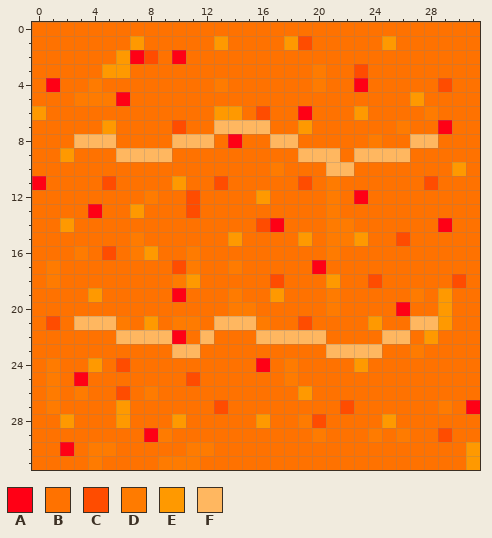
Pixel-art sprite: assets/lave.png. The picture above was drawn from the file before the commit.
The file is 32x32 pixels. Colours within 5 levels of each other are drawn and written as one.
Palette (. is transparent): A #ff0015  B #ff7200  C #ff4c00  D #ff7b00  E #ff9900  F #ffb760
New version:
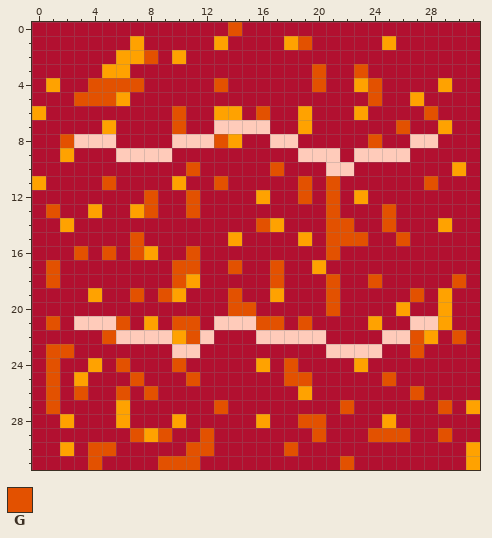
Colours new in this view: G #e35100
Edits made:
colour B: #ff7200 -> #b21030
colour E: #ff9900 -> #ffa200
colour F: #ffb760 -> #ffcbba
y 0: x 14 B -> G
y 1: x 19 C -> G
y 2: x 7..8 AC -> EG; x 10 A -> E
y 3: x 20 D -> G; x 23 C -> G
y 4: x 1 A -> E; x 4..7 DBBB -> GGGG; x 13 D -> G; x 20 D -> G; x 23..24 AB -> EG; x 29 C -> E
y 5: x 3..6 DDDA -> GGGE; x 24 B -> G
y 6: x 10 B -> G; x 16 C -> G; x 19 A -> E; x 28 D -> G
y 7: x 10 C -> G; x 26 D -> G; x 29 A -> E
y 8: x 2 B -> G; x 13..14 BA -> GE; x 24 D -> G
y 10: x 11 B -> G; x 17 D -> G
y 11: x 0 A -> E; x 5 C -> G; x 13 C -> G; x 19 C -> G; x 21 D -> G; x 28 C -> G
y 12: x 8 D -> G; x 11 C -> G; x 19 B -> G; x 21 D -> G; x 23 A -> E
y 13: x 1 B -> G; x 4 A -> E; x 8 B -> G; x 11 C -> G; x 21 D -> G; x 25 B -> G
y 14: x 16..17 CA -> GE; x 21..22 DD -> GG; x 25 B -> G; x 29 A -> E
y 15: x 7 D -> G; x 21..23 DDE -> GGG; x 26 C -> G
y 16: x 3 D -> G; x 5 C -> G; x 7 D -> G; x 11 D -> G; x 21 D -> G
y 17: x 1 D -> G; x 10..11 CD -> GG; x 14 D -> G; x 17 B -> G; x 20 A -> E
y 18: x 1 D -> G; x 10 D -> G; x 17 C -> G; x 21 E -> G; x 24 C -> G; x 30 C -> G
y 19: x 7 B -> G; x 9..10 BA -> GE; x 14 D -> G; x 21 D -> G; x 27 D -> G
y 20: x 14..15 DD -> GG; x 21 D -> G; x 26 A -> E
y 21: x 1 C -> G; x 6 D -> G; x 10..11 DD -> GG; x 16..17 DB -> GG; x 19 C -> G
y 22: x 5 B -> G; x 10..11 AB -> EG; x 27 B -> G; x 30 B -> G
y 23: x 1..2 BB -> GG; x 27 D -> G
y 24: x 1 D -> G; x 6 C -> G; x 10 B -> G; x 16 A -> E; x 18 D -> G
y 25: x 1 D -> G; x 3 A -> E; x 7 B -> G; x 11 C -> G; x 18..19 DB -> GG; x 25 B -> G
y 26: x 1 D -> G; x 3 D -> G; x 6 C -> G; x 8 D -> G; x 27 B -> G
y 27: x 1 D -> G; x 13 C -> G; x 22 C -> G; x 29 D -> G; x 31 A -> E
y 28: x 19..20 DC -> GG
y 29: x 7..9 BAD -> GEG; x 12 B -> G; x 20 D -> G; x 24..26 DBD -> GGG; x 29 C -> G
y 30: x 2 A -> E; x 4..5 DD -> GG; x 11..12 DD -> GG; x 18 B -> G
y 31: x 4 D -> G; x 9..11 DDD -> GGG; x 22 B -> G
Where, in picture pixels (left, top, right, bottom), the same in both pictures:
changed: (32, 22, 480, 470)
